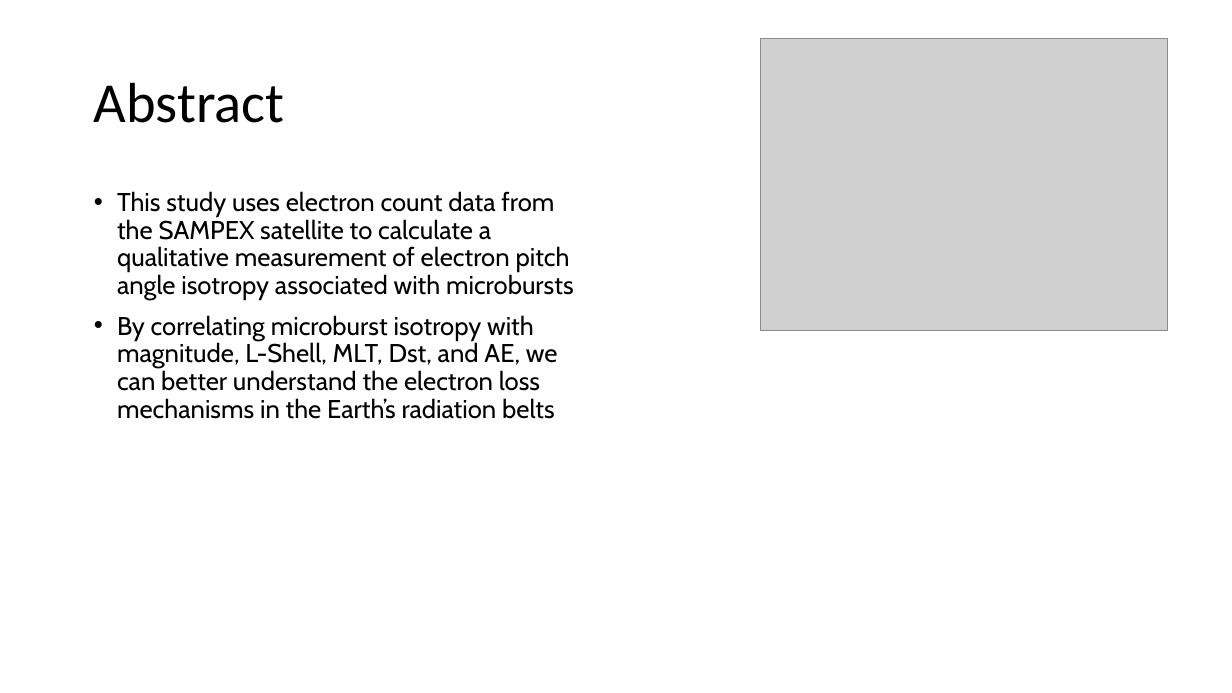
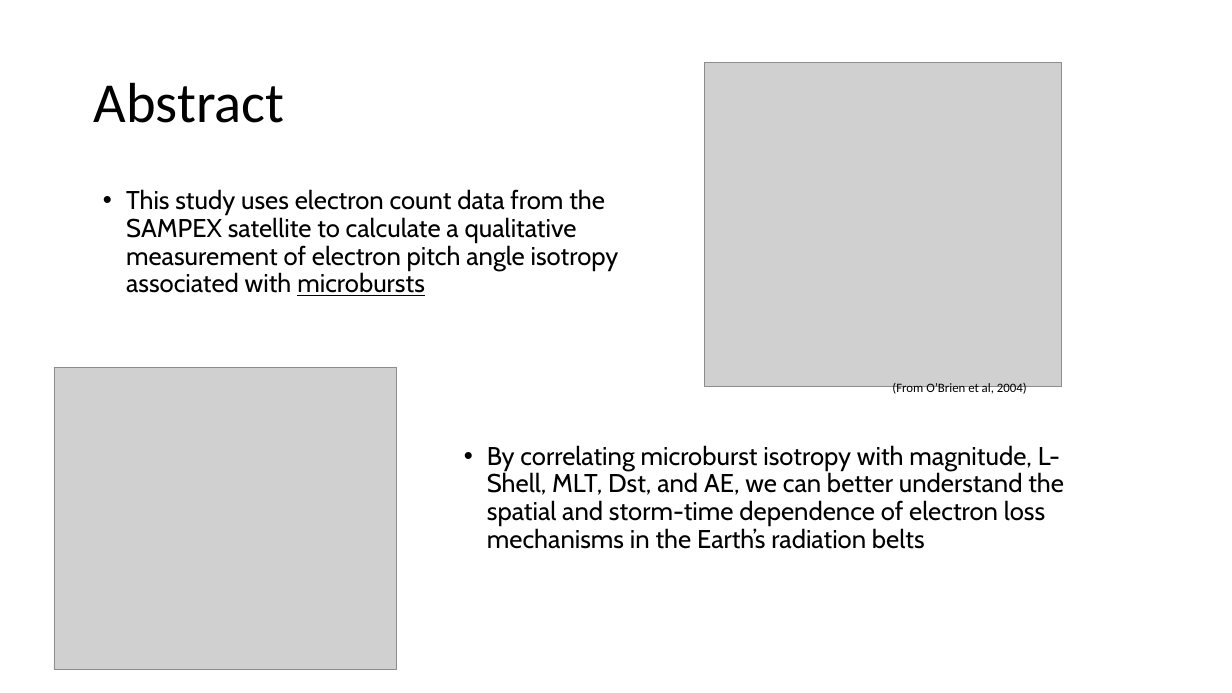
Before and after one commit to conradmr98/lasp-microburst-research, a slide deck: slide 2 of sampexlib/Concept Summaries/AGU Research Presentation (5min).pptx. Drawn at 1232x693 pixels with LibreOffice and Linux fonts; fonts in the diff are those of the drawing; grey boxes stand for pictures. Boxes give left, top, right and bottom in pixels: in the first picture for what was removed or moved away, otherwise in the second. Text is boxed around its words. In the diff, an @@ line names an element or a change of style, - is before the commit and + after.

```diff
--- a/sampexlib/Concept Summaries/AGU Research Presentation (5min).pptx
+++ b/sampexlib/Concept Summaries/AGU Research Presentation (5min).pptx
@@ picture: place and size @@
-picture at (761, 39, 1168, 330)
+picture at (705, 62, 1062, 386)
@@ text "This study uses electron count ...": place and size @@
-text "This study uses electron count ..." at (117, 191, 574, 419)
+text "This study uses electron count ..." at (126, 189, 619, 296)
@@ text "This study uses electron count ..." at (126, 189, 619, 296): underline on in "microbursts" @@
@@ text at (117, 315, 558, 419): paragraph removed @@
-• By correlating microburst isotropy with magnitude, L-Shell, MLT, Dst, and AE, we can better understand the electron loss mechanisms in the Earth’s radiation belts
@@ picture added at (54, 367, 396, 669) @@
@@ text added at (892, 383, 1027, 396), 10 pt, text #000000 @@
+(From O’Brien et al, 2004)
@@ text added at (487, 445, 1064, 549), 20 pt, text #000000 @@
+• By correlating microburst isotropy with magnitude, L-Shell, MLT, Dst, and AE, we can better understand the spatial and storm-time dependence of electron loss mechanisms in the Earth’s radiation belts
```
Also in this commit, not shown: 1 other slide changed, 1 other file.
